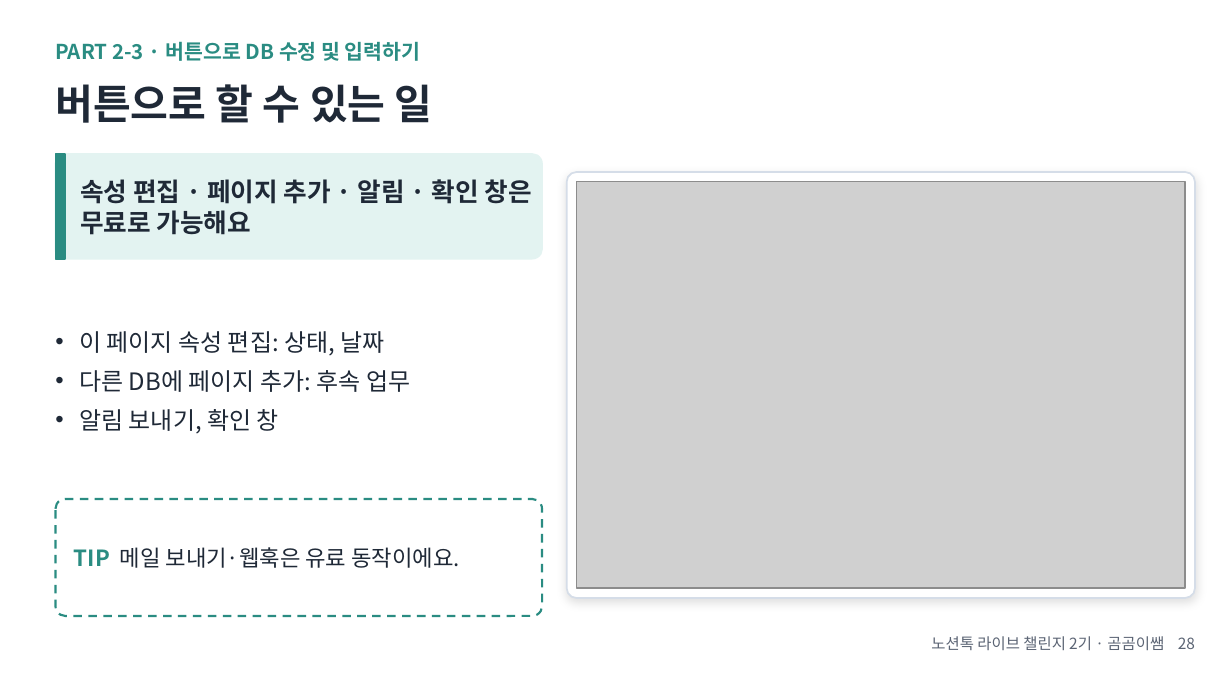
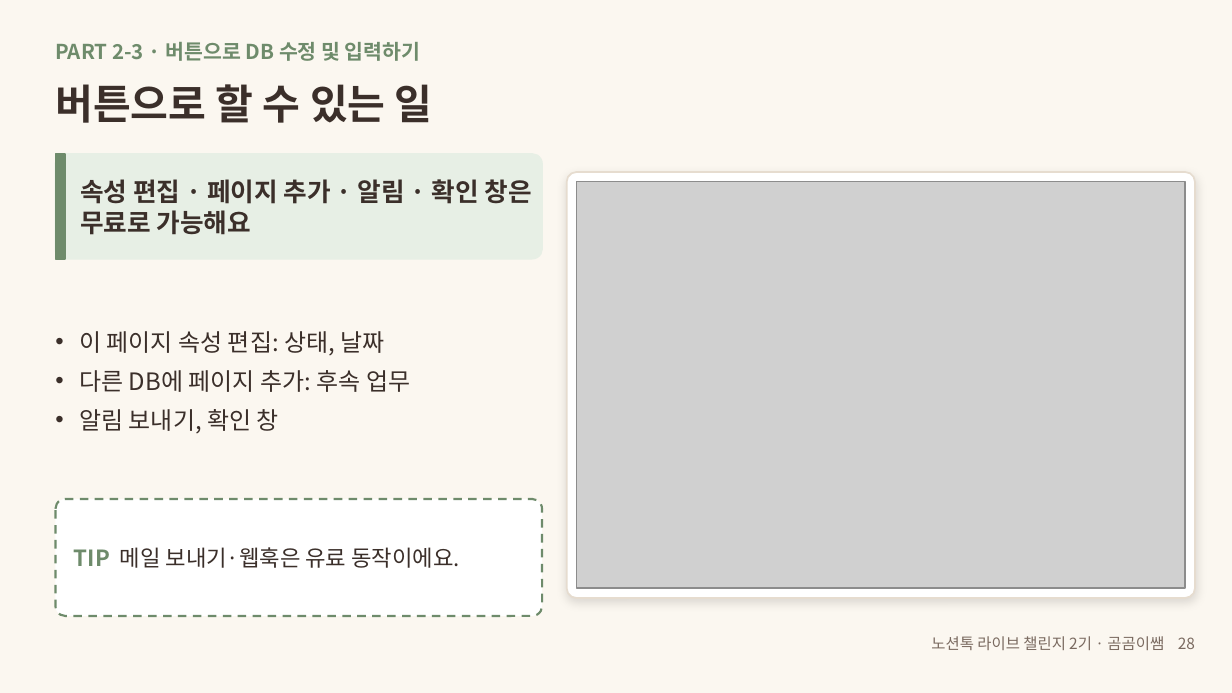
Before and after one commit to gomgomeet/skills, a slide deck: slide 28 of webinars/notiontalk-live-challenge-1/notiontalk-live-challenge-webinar.pptx. Drawn at 1232x693 pixels with LibreOffice and Linux fonts; fonts in the diff are those of the drawing; grey boxes stand for pictures. Boxes give left, top, right and bottom in pixels: in the first picture for what was removed or moved away, otherwise in the second. Text is boxed around its words. In the diff, an @@ line names an element or a change of style, - is before the commit and + after.

```diff
--- a/webinars/notiontalk-live-challenge-1/notiontalk-live-challenge-webinar.pptx
+++ b/webinars/notiontalk-live-challenge-1/notiontalk-live-challenge-webinar.pptx
@@ background #FFFFFF to #FBF7F0 @@
@@ text "PART 2-3 · 버튼으로 DB ..." at [55, 42, 420, 61]: text colour #2A8C82 to #6E8B6B @@
@@ rounded rectangle at [55, 154, 542, 259]: fill #E3F3F1 to #E7EFE5; outline #E3F3F1 1 pt to #E7EFE5 1 pt @@
@@ rectangle at [55, 154, 65, 259]: fill #2A8C82 to #6E8B6B; outline #2A8C82 1 pt to #6E8B6B 1 pt @@
@@ rounded rectangle at [567, 172, 1195, 599]: outline #D5DDE8 1 pt to #E6DCCF 1 pt @@
@@ text colour #1F2937 to #3B2F2A in 3 elements at [55, 84, 433, 123], [80, 179, 532, 235], [79, 331, 410, 433] @@
@@ rounded rectangle at [55, 499, 542, 616]: outline #2A8C82 1.25 pt dashed to #6E8B6B 1.25 pt dashed @@
@@ text "TIP 메일 보내기·웹훅은 유료 동작이에요." at [74, 547, 459, 568]: text colour #2A8C82 to #6E8B6B in "TIP"; text colour #1F2937 to #3B2F2A in "메일 보내기·웹훅은 유료 동작이에요." @@
@@ text "노션톡 라이브 챌린지 2기 · ..." at [931, 636, 1195, 650]: text colour #5B6474 to #7A6A60 @@
```
Also in this commit, not shown: 46 other slides changed, 2 other files.
